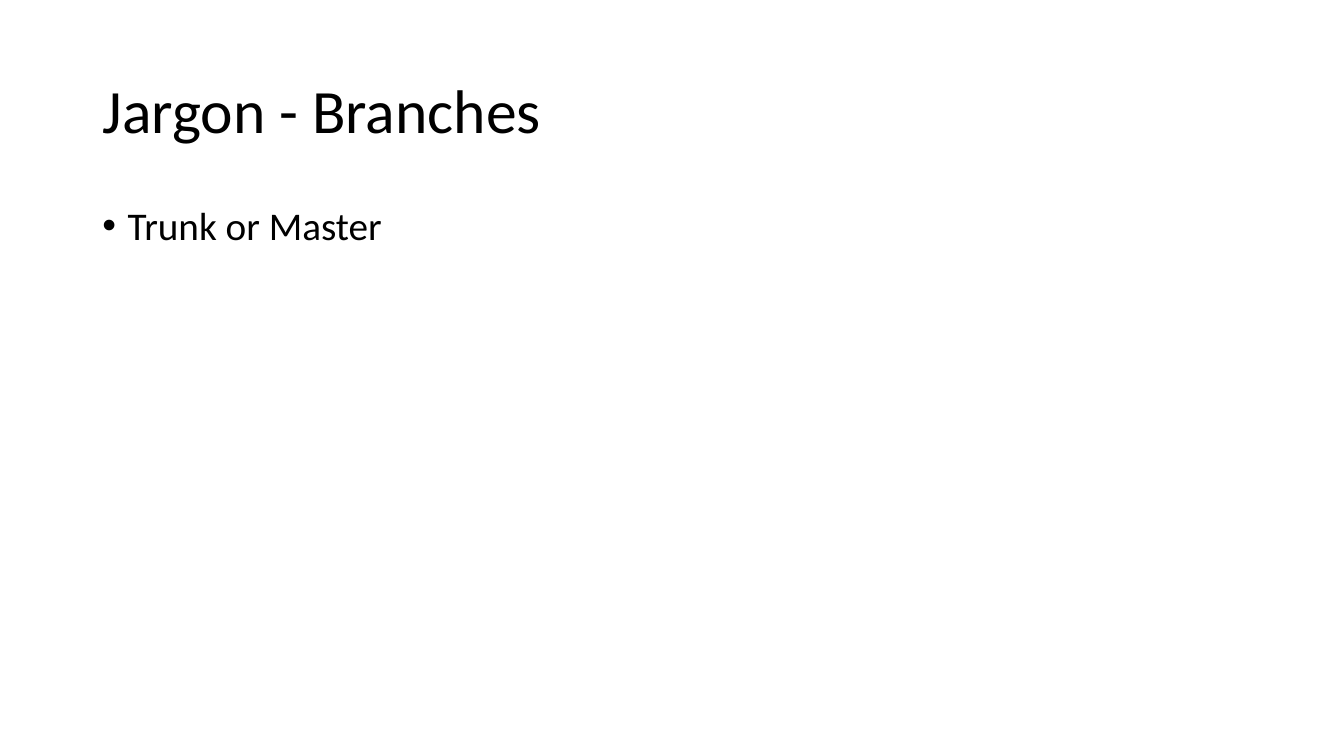
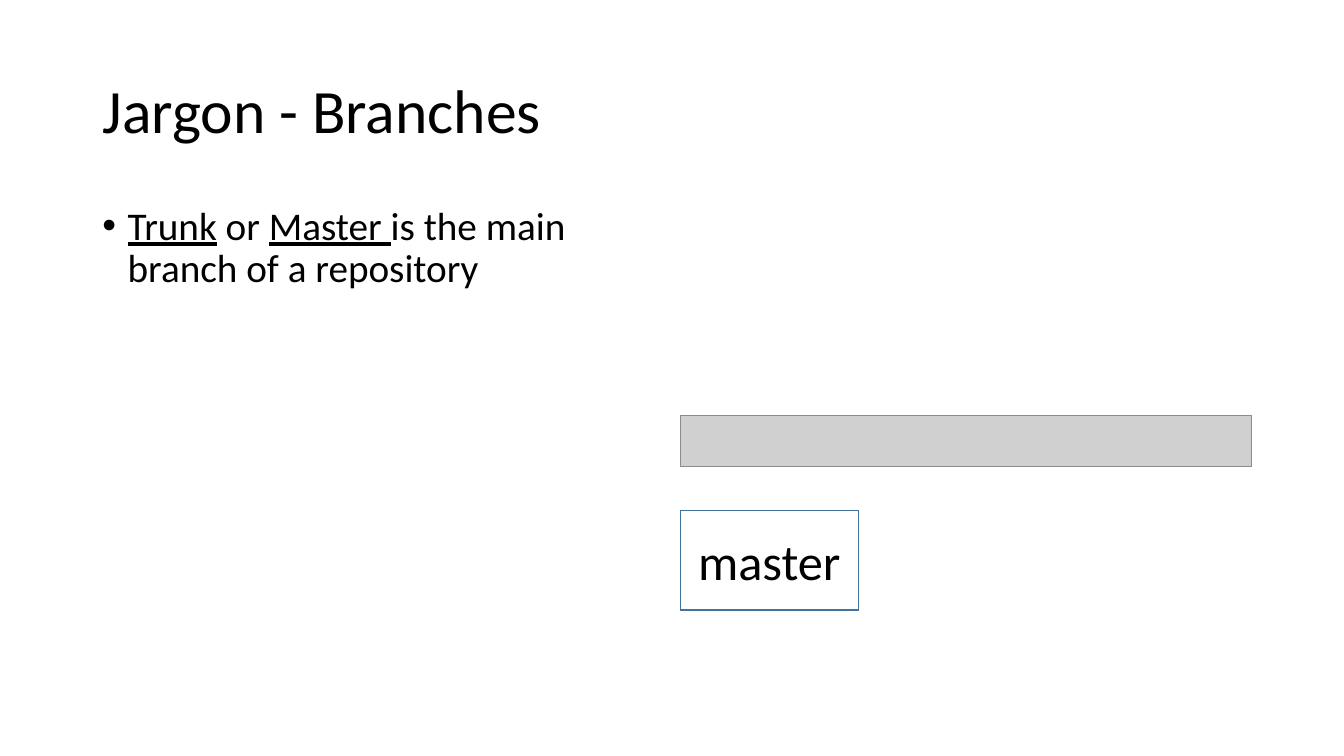
Before and after one commit to vegfetch/talk, a slide deck: slide 14 of cf_version_control_systems.pptx (slide 13 before the commit). Drawn at 1344x756 pixels with LibreOffice and Linux fonts; fonts in the diff are those of the drawing; grey boxes stand for pictures. Boxes give left, top, right and bottom in pixels: in the first picture for what was removed or moved away, otherwise in the second. Text is boxed around its words. In the diff, an @@ line names an element or a change of style, - is before the commit and + after.

```diff
--- a/cf_version_control_systems.pptx
+++ b/cf_version_control_systems.pptx
@@ text at box(128, 212, 566, 289): text changed @@
-• Trunk or Master
+• Trunk or Master is the main branch of a repository
@@ picture added at box(681, 415, 1252, 468) @@
@@ rectangle added at box(681, 510, 859, 610), fill #FFFFFF, outline #43739E 1 pt, 36 pt, text #000000 @@
+master
```
Also in this commit, not shown: 9 other slides changed, 5 slides added, 2 slides removed, 18 other files.
